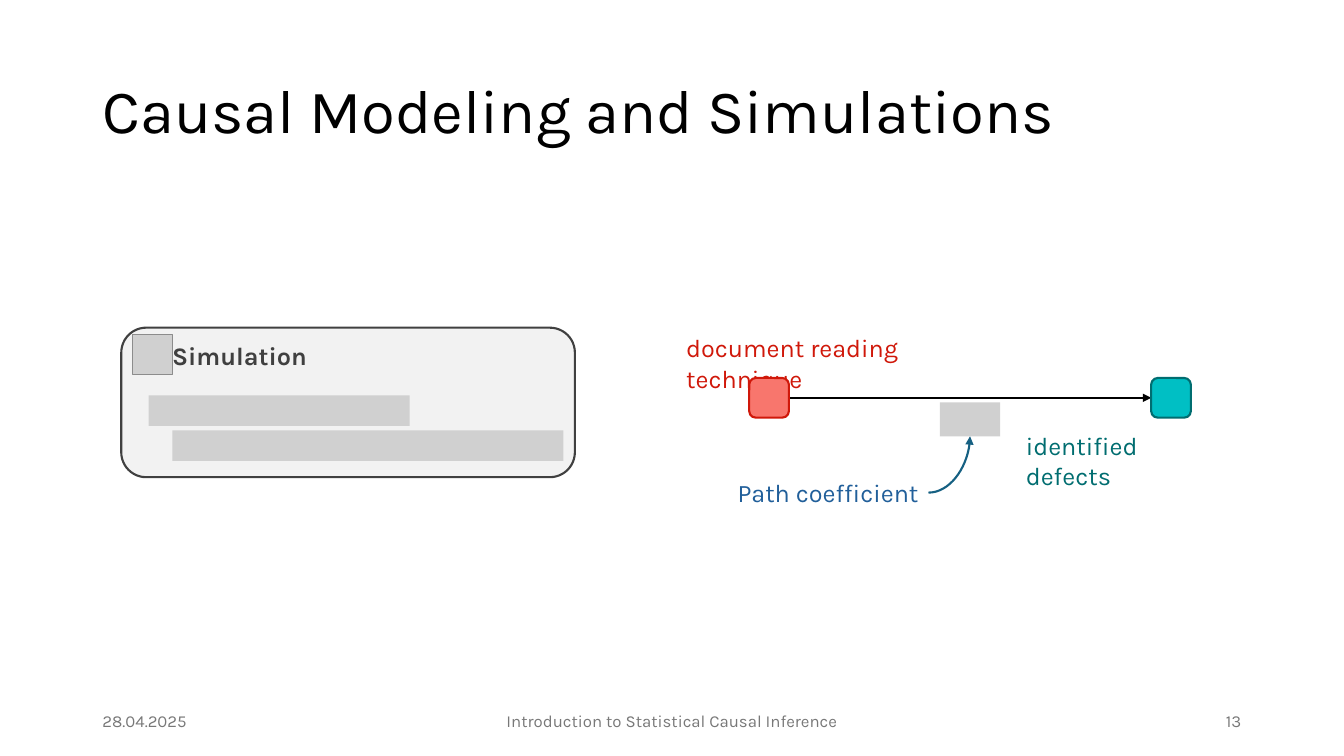
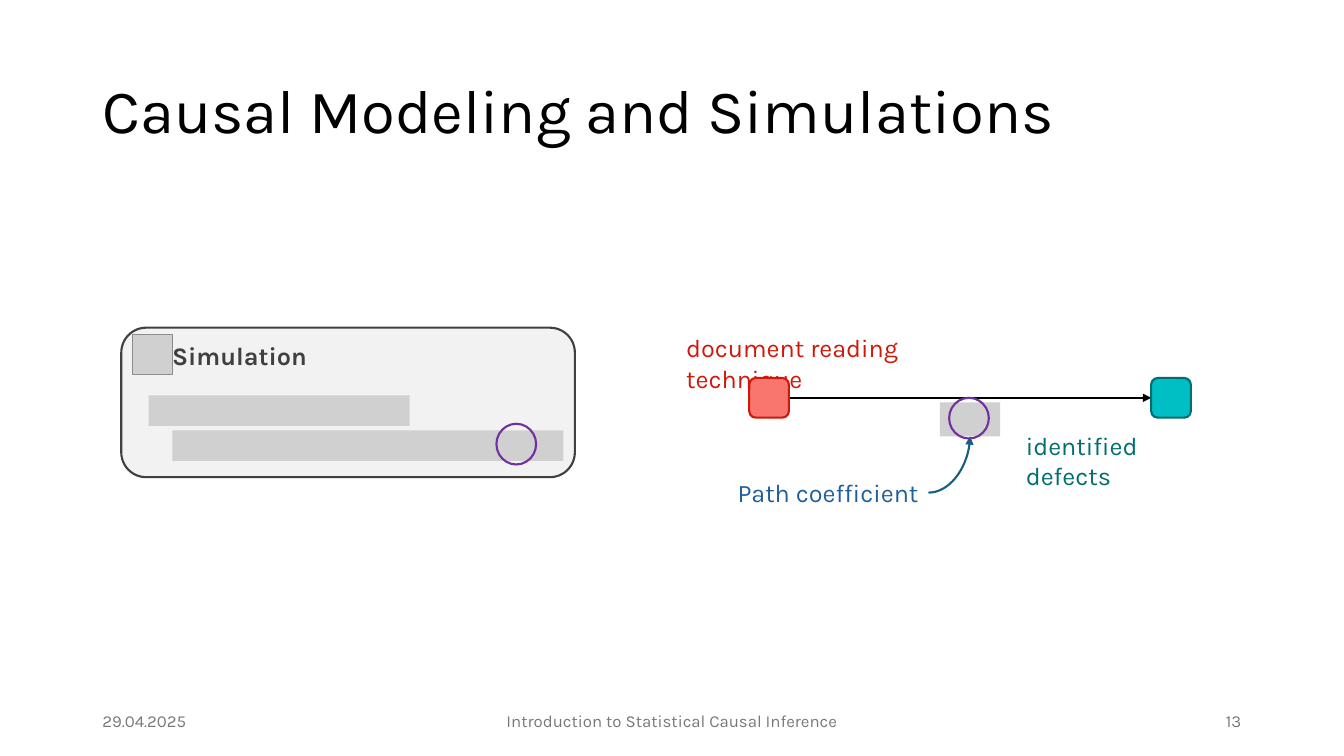
Before and after one commit to JulianFrattini/bda4sci, a slide deck: slide 13 of version2/slides/intro-sci.pptx. Drawn at 1344x756 pixels with LibreOffice and Linux fonts; fonts in the diff are those of the drawing; grey boxes stand for pictures. Boxes give left, top, right and bottom in pixels: in the first picture for what was removed or moved away, otherwise in the second. Text is boxed around its words. In the diff, an @@ line names an element or a change of style, - is before the commit and + after.

Commit message:
Added basic scripts for model comparison and regression

```diff
--- a/version2/slides/intro-sci.pptx
+++ b/version2/slides/intro-sci.pptx
@@ ellipse added at [950,398,989,439], outline #7030A0 1.5 pt @@
@@ ellipse added at [496,423,535,464], outline #7030A0 1.5 pt @@
@@ text at [102,716,186,727]: text changed @@
-28.04.2025
+29.04.2025
```
Also in this commit, not shown: 43 other slides changed, 10 other files.
